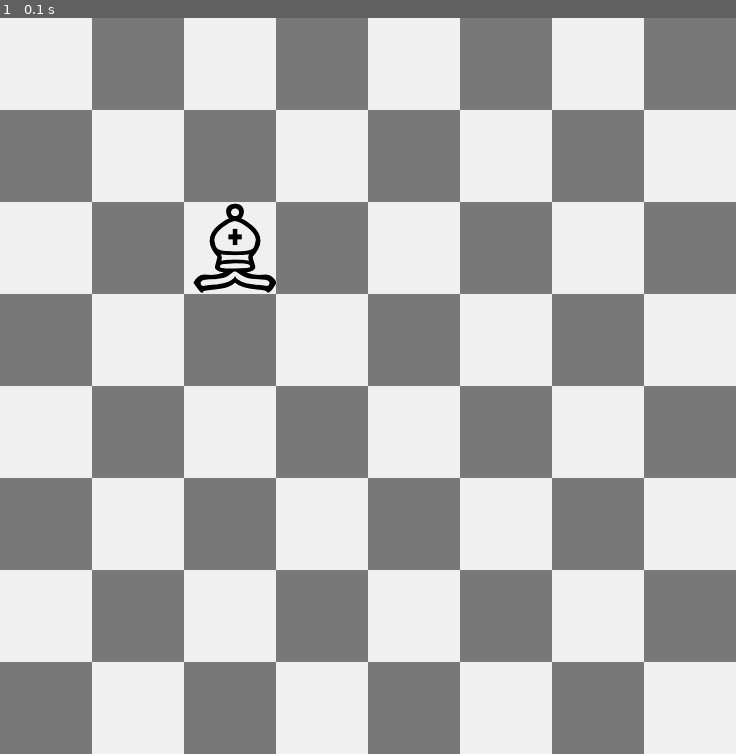
Above: before the commit, frame 1.
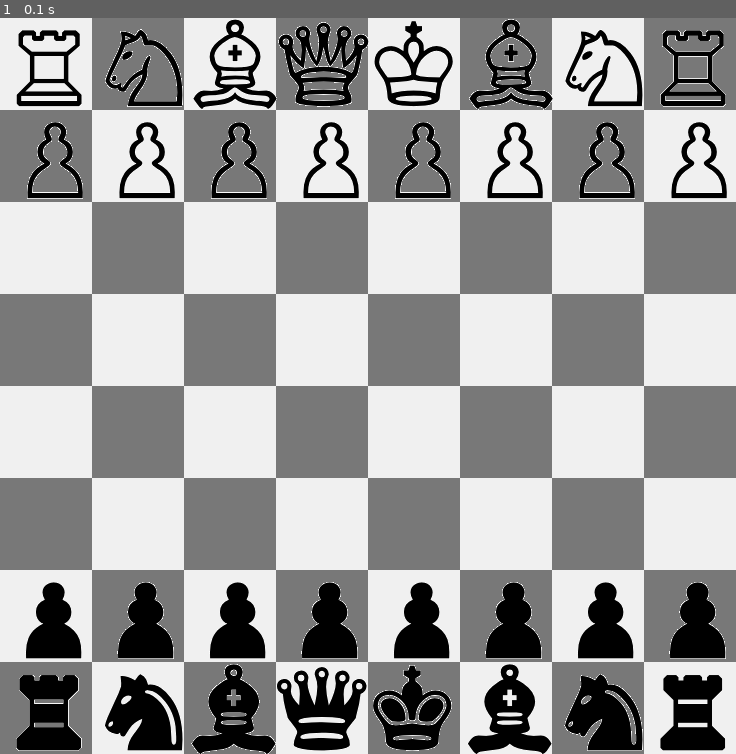
Above: after the commit, the same moment.

Repository: HighASG936/MyChess
Game: pygame game, started from Chess/Chess.py
Two runs of this game, one before a commit and one after it. Both use one fixed random seed, a clock stepped at 60 frames per second and the inputs below.
Inputs:
- Up to frame 1 (0.1 s): no input

The runs differ from the first frame. In frame 1, 15% of the frame differs, in the area x 2-99%, y 0-100%.

Commit message:
now can set pieces on the board!!

Diff:
--- a/Chess/Chess.py
+++ b/Chess/Chess.py
@@ -34,8 +34,8 @@
     def _update_screen(self):
         self.screen.fill(self.settings.bg_color)
         self.board.draw_board()
-
-        self.chess_set.draw_piece('WB', 2, 2)
+        self.chess_set.update_board()
+        #self.chess_set.draw_piece('BN', 2, 3)
 
         # Draw a row of black pieces.
         #for index, piece in enumerate(self.chess_set.pieces[:6]):
--- a/Chess/chess_set.py
+++ b/Chess/chess_set.py
@@ -31,7 +31,7 @@
 
         # Create a Piece for each image.
         colors = ['B', 'W']
-        names = ['K', 'Q', 'R', 'B', 'K', 'P']
+        names = ['K', 'Q', 'R', 'B', 'N', 'P']
 
         piece_num = 0
         for color in colors:
@@ -43,12 +43,20 @@
 
                 piece_num += 1
 
-    def draw_piece(self, key, x, y):
+    def _draw_piece(self, key, x, y):
             for piece in self.pieces:
                 if key == piece.key:
                     piece.x = self.chess_game.settings.tile_size * x
                     piece.y = self.chess_game.settings.tile_size * y
                     piece.blitme()
+
+    def update_board(self):
+        board = self.chess_game.locations
+
+        for i in range(len(board)):
+            for j in range(len(board)):
+                key=board[i][j]
+                self._draw_piece(key, j, i)
 
 class Piece:
     """Represents a chess piece."""
--- a/Chess/coordinates.py
+++ b/Chess/coordinates.py
@@ -9,8 +9,8 @@
         self.squares = {}
         self.start_positions = {'WR': ["A1", "H1"],  # White Rooks
                                 'BR': ["A8", "H8"],  # Black Rooks
-                                'WH': ["B1", "G1"],  # White Knights
-                                'BH': ["B8", "G8"],  # Black Knights
+                                'WN': ["B1", "G1"],  # White Knights
+                                'BN': ["B8", "G8"],  # Black Knights
                                 'WB': ["C1", "F1"],  # White Bishops
                                 'BB': ["C8", "F8"],  # Black Bishops
                                 'WQ': ["D1"],        # White Queen
